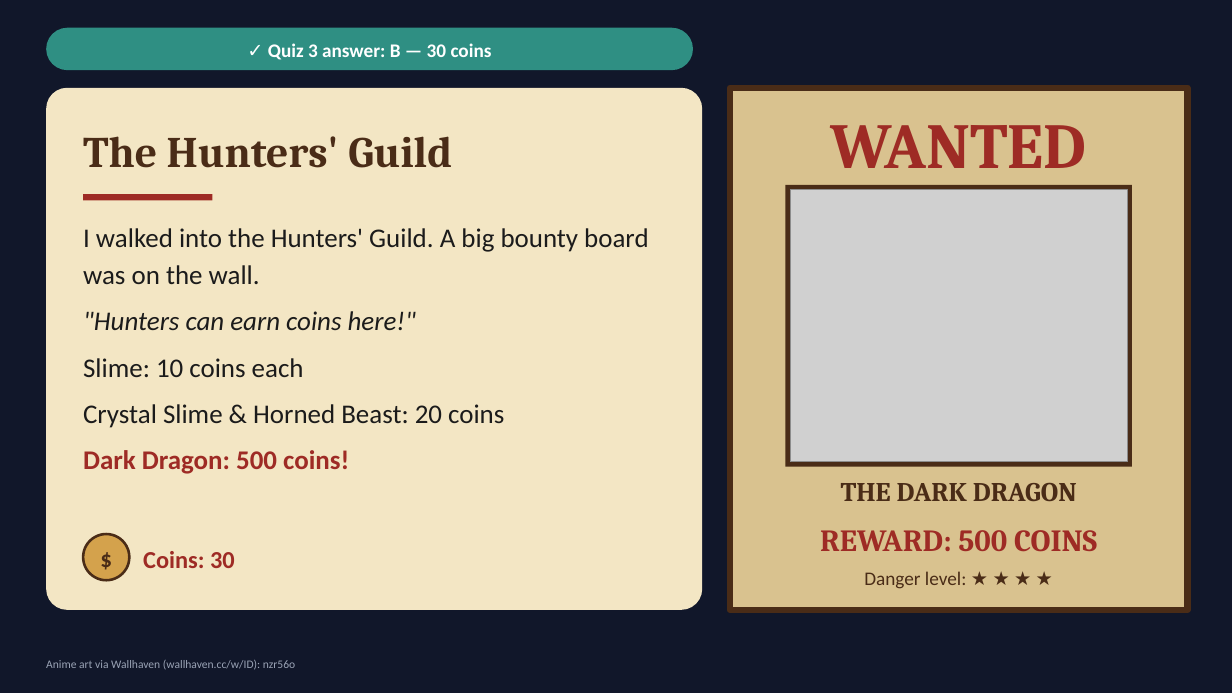
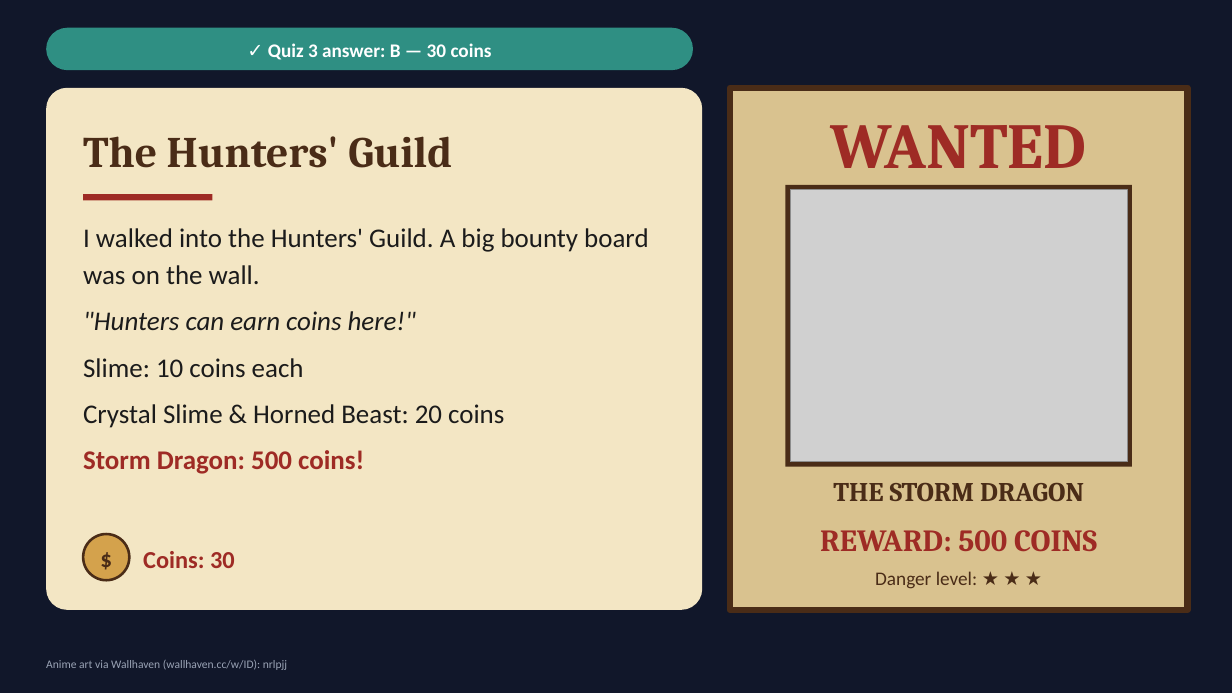
Before and after one commit to choivoo/-, a slide deck: slide 9 of Seonpig_Isekai_Adventure_Grade6_English_20slides.pptx. Drawn at 1232x693 pixels with LibreOffice and Linux fonts; fonts in the diff are those of the drawing; grey boxes stand for pictures. Boxes give left, top, right and bottom in pixels: in the first picture for what was removed or moved away, otherwise in the second. Text is boxed around its words. In the diff, an @@ line names an element or a change of style, - is before the commit and + after.

```diff
--- a/Seonpig_Isekai_Adventure_Grade6_English_20slides.pptx
+++ b/Seonpig_Isekai_Adventure_Grade6_English_20slides.pptx
@@ text at <box>83,450,364,474</box>: text changed @@
-Dark Dragon: 500 coins!
+Storm Dragon: 500 coins!
@@ text at <box>833,483,1084,501</box>: text changed @@
-THE DARK DRAGON
+THE STORM DRAGON
@@ text at <box>875,571,978,589</box>: text changed @@
-Danger level: ★ ★ ★ ★
+Danger level: ★ ★ ★
@@ text at <box>46,660,287,670</box>: text changed @@
-Anime art via Wallhaven (wallhaven.cc/w/ID): nzr56o
+Anime art via Wallhaven (wallhaven.cc/w/ID): nrlpjj
```
Also in this commit, not shown: 6 other slides changed.
